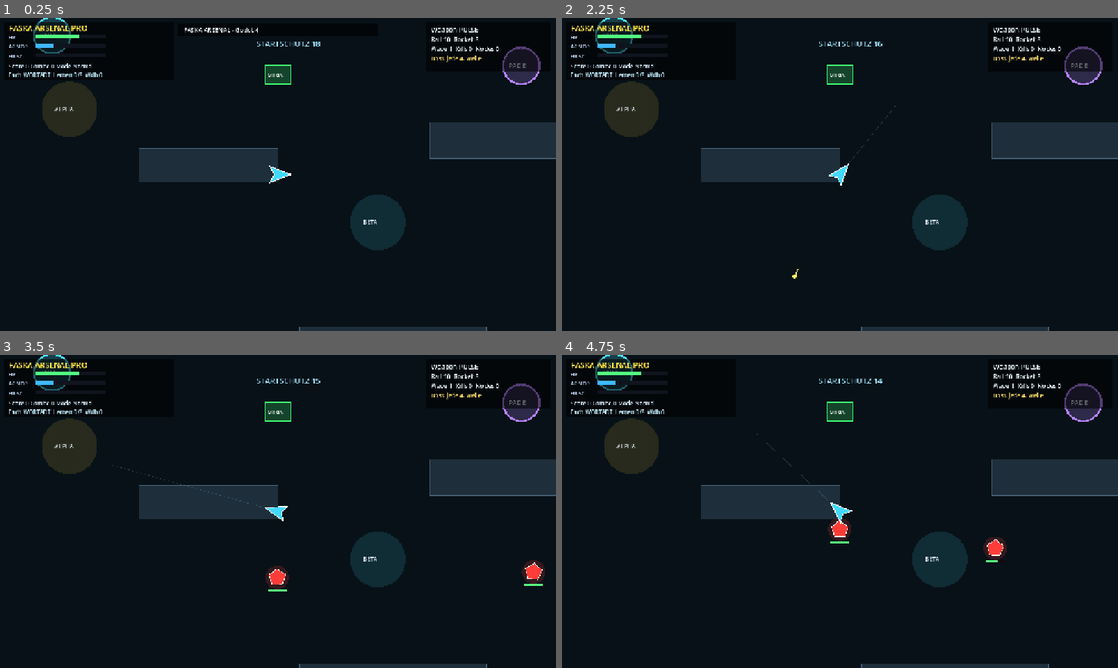
Above: before the commit, frames 1-4 (two rows, left to right).
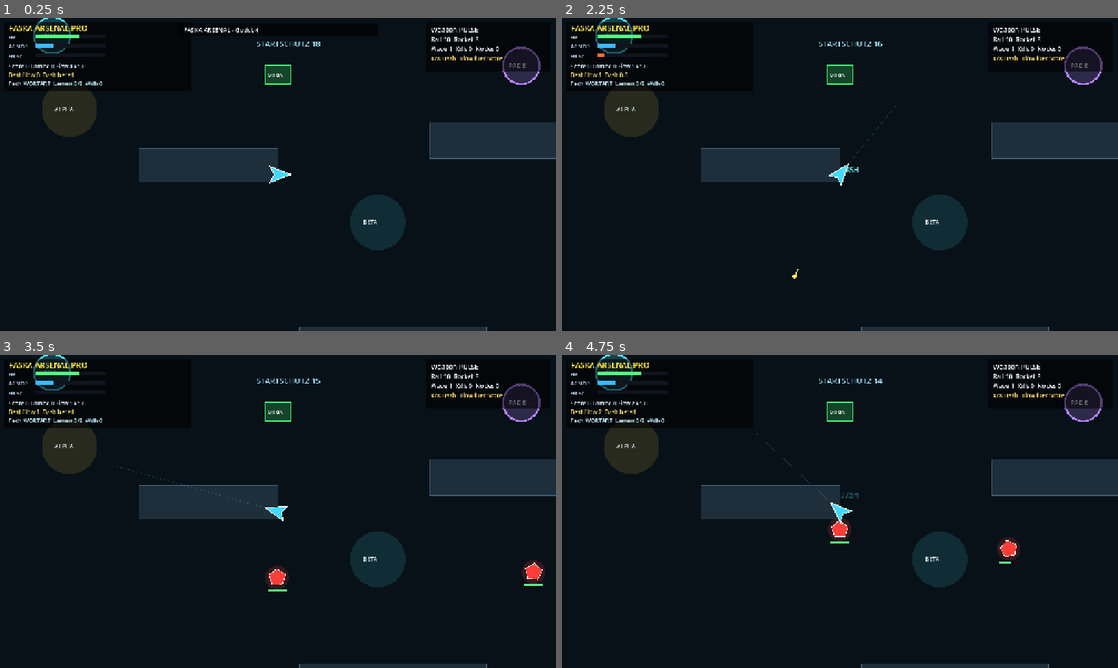
Above: after the commit, the same moments.

Repository: ralfarminkirchner-netizen/faska-flow-pro
Game: Godot game, scene res://scenes/main.tscn
The game is run twice, just before and just after one commit, with the same random seed, the same clock (stepped at 60 frames per second) and the same inputs.
Inputs (mouse positions are in pixels of both pictures, inside the frame that each line leads up to):
- Up to frame 1 (0.25 s): no input
- Up to frame 2 (2.25 s): tap Enter at 0.5 s; drag from (840, 174) to (895, 105) at 0.52 s; drag from (728, 190) to (812, 237) at 1.27 s; tap Space at 2 s; move the mouse to (895, 105) at 2.02 s; hold D from 2.03 s (still down); tap K at 2.1 s
- Up to frame 3 (3.5 s): tap X at 2.3 s; release D at 2.75 s; drag from (250, 574) to (111, 464) at 2.77 s
- Up to frame 4 (4.75 s): move the mouse to (1006, 558) at 3.52 s; hold A 3.53-4.25 s; hold Shift 3.53-4.25 s; tap Space at 3.77 s; tap X at 3.8 s; drag from (673, 464) to (756, 433) at 4.27 s

The runs differ from the first frame. In frame 1, 0.6% of the frame differs, in the area x 1-91%, y 12-24%; in frame 2, 0.6%; in frame 3, 0.6%; in frame 4, 1.0%, in the area x 1-91%, y 12-67%.

Commit message:
feat(arsenal): deepen arena shooter flow

Diff:
--- a/godot/faska-arsenal/scripts/main.gd
+++ b/godot/faska-arsenal/scripts/main.gd
@@ -6,9 +6,13 @@
 const ENEMY_R := 20.0
 const BASE_SPEED := 430.0
 const BOOST_SPEED := 620.0
+const DASH_SPEED := 920.0
+const DASH_TIME := 0.16
+const DASH_COOLDOWN := 0.74
 const FRICTION := 7.4
 const TOUCH_DEADZONE := 0.08
 const LEARN_GOAL := 8
+const FLOW_WINDOW := 5.0
 const LESSONS := ["WORTART", "LESEN", "SATZ", "KOMPOSITUM", "MATHE", "ENGLISCH", "SACHKUNDE"]
 
 const TASKS_WORD := [
@@ -101,6 +105,9 @@
 var repeat_queue: Array = []
 var score := 0
 var combo := 0
+var flow := 0
+var best_flow := 0
+var flow_timer := 0.0
 var message := ""
 var message_timer := 0.0
 var grace_timer := 0.0
@@ -128,6 +135,9 @@
 		"rocket": 8,
 		"quad": 0.0,
 		"air": 0.0,
+		"dash": 0.0,
+		"dash_cd": 0.0,
+		"dash_dir": Vector2.RIGHT,
 		"fire_cd": 0.0,
 		"invuln": 0.0
 	}
@@ -182,6 +192,9 @@
 	repeat_queue.clear()
 	score = 0
 	combo = 0
+	flow = 0
+	best_flow = 0
+	flow_timer = 0.0
 	grace_timer = 18.0
 	stats = {"kills": 0, "waves": 0, "nodes": 0, "learn": 0, "rail": 0, "rocket": 0, "quad": 0, "pads": 0}
 	message = "FASKA ARSENAL - Godot 4"
@@ -223,7 +236,13 @@
 	player.fire_cd = max(0.0, float(player.fire_cd) - delta)
 	player.quad = max(0.0, float(player.quad) - delta)
 	player.air = max(0.0, float(player.air) - delta)
+	player.dash = max(0.0, float(player.dash) - delta)
+	player.dash_cd = max(0.0, float(player.dash_cd) - delta)
 	player.invuln = max(0.0, float(player.invuln) - delta)
+	if flow_timer > 0.0:
+		flow_timer = max(0.0, flow_timer - delta)
+	elif flow > 0:
+		flow = 0
 	if float(player.hp) <= 0.0:
 		phase = "over"
 		message = "Arena verloren - R fuer Neustart"
@@ -244,9 +263,15 @@
 		axis += touch_axis
 	if axis.length() > 1.0:
 		axis = axis.normalized()
+	if axis.length() > 0.1:
+		player.dash_dir = axis.normalized()
 	var speed := BOOST_SPEED if Input.is_key_pressed(KEY_SHIFT) or bool(touch_button_state.get("boost", false)) else BASE_SPEED
 	var target_vel := axis * speed
-	player.vel = Vector2(player.vel).lerp(target_vel, min(1.0, delta * FRICTION))
+	if float(player.dash) > 0.0:
+		target_vel = Vector2(player.dash_dir) * DASH_SPEED
+		player.vel = Vector2(player.vel).lerp(target_vel, min(1.0, delta * 14.0))
+	else:
+		player.vel = Vector2(player.vel).lerp(target_vel, min(1.0, delta * FRICTION))
 	move_player(Vector2(player.vel) * delta)
 	if Input.is_key_pressed(KEY_J) or Input.is_key_pressed(KEY_SPACE) or bool(touch_button_state.get("fire", false)):
 		fire_current_weapon()
@@ -271,7 +296,37 @@
 			player.vel = push
 			player.air = 0.9
 			stats.pads += 1
+			add_flow(1, "PAD")
 			add_text("JUMP PAD", Vector2(player.pos), Color(0.45, 0.92, 1.0))
+
+func start_dash() -> void:
+	if float(player.dash_cd) > 0.0 or float(player.heat) > 88.0:
+		return
+	var dash_dir := Vector2(player.dash_dir)
+	if dash_dir.length() < 0.1:
+		dash_dir = (aim_world - Vector2(player.pos)).normalized()
+	if dash_dir.length() < 0.1:
+		dash_dir = Vector2.RIGHT
+	player.dash_dir = dash_dir.normalized()
+	player.dash = DASH_TIME
+	player.dash_cd = DASH_COOLDOWN
+	player.invuln = max(float(player.invuln), 0.18)
+	player.heat = min(100.0, float(player.heat) + 10.0)
+	add_flow(1, "DASH")
+	add_text("DASH", Vector2(player.pos), Color(0.45, 0.95, 1.0))
+
+func add_flow(amount: int, label := "") -> void:
+	flow = mini(99, flow + amount)
+	best_flow = maxi(best_flow, flow)
+	flow_timer = FLOW_WINDOW
+	if amount >= 2 or flow % 5 == 0:
+		var text := ("FLOW " + str(flow)) if label == "" else (label + " FLOW " + str(flow))
+		add_text(text, Vector2(player.pos), Color(0.96, 0.9, 0.32))
+
+func flow_multiplier() -> float:
+	if flow < 3:
+		return 1.0
+	return minf(2.6, 1.0 + float(flow) * 0.055)
 
 func spawn_wave() -> void:
 	var count := 5 + wave * 2
@@ -289,7 +344,9 @@
 		else:
 			pos = Vector2(70.0, rng.randf_range(80.0, ARENA_H - 80.0))
 		var kind := "grunt"
-		if i % 5 == 0 and wave > 1:
+		if i % 9 == 0 and wave > 3:
+			kind = "seeker"
+		elif i % 5 == 0 and wave > 1:
 			kind = "brute"
 		elif i % 7 == 0 and wave > 2:
 			kind = "sniper"
@@ -317,16 +374,25 @@
 		speed = 250.0
 		color = Color(0.76, 0.42, 1.0)
 		radius = 18.0
+	elif kind == "seeker":
+		hp = 34.0 + wave * 2.0
+		speed = 305.0
+		color = Color(0.35, 1.0, 0.48)
+		radius = 17.0
 	elif kind == "boss":
 		hp = 420.0 + wave * 22.0
 		speed = 94.0
 		color = Color(0.95, 0.12, 0.42)
 		radius = 48.0
-	enemies.append({"kind": kind, "pos": pos, "vel": Vector2.ZERO, "hp": hp, "max_hp": hp, "speed": speed, "radius": radius, "color": color, "shoot": rng.randf_range(0.8, 2.2), "contact": 0.0, "phase": rng.randf_range(0.0, TAU)})
+	enemies.append({"kind": kind, "pos": pos, "vel": Vector2.ZERO, "hp": hp, "max_hp": hp, "speed": speed, "radius": radius, "color": color, "shoot": rng.randf_range(0.8, 2.2), "contact": 0.0, "phase": rng.randf_range(0.0, TAU), "stagger": 0.0, "boss_phase": 1})
 
 func update_enemies(delta: float) -> void:
 	for i in range(enemies.size() - 1, -1, -1):
 		var e = enemies[i]
+		e.stagger = max(0.0, float(e.get("stagger", 0.0)) - delta)
+		if float(e.stagger) > 0.0:
+			enemies[i] = e
+			continue
 		var to_player: Vector2 = Vector2(player.pos) - Vector2(e.pos)
 		var dist: float = max(1.0, to_player.length())
 		var desired: Vector2 = to_player / dist
@@ -334,10 +400,26 @@
 			desired = desired.rotated(sin(float(e.phase)) * 0.9)
 		elif String(e.kind) == "sniper" and dist < 440.0:
 			desired = -desired
+		elif String(e.kind) == "seeker":
+			desired = desired.rotated(sin(float(e.phase) * 1.7) * 0.22)
 		elif String(e.kind) == "boss":
+			var ratio: float = float(e.hp) / maxf(1.0, float(e.max_hp))
+			var phase_id := 1
+			if ratio <= 0.32:
+				phase_id = 3
+			elif ratio <= 0.66:
+				phase_id = 2
+			if phase_id != int(e.get("boss_phase", 1)):
+				e.boss_phase = phase_id
+				e.speed = float(e.speed) + 22.0
+				add_flow(2, "BOSS P" + str(phase_id))
+				add_text("BOSS PHASE " + str(phase_id), Vector2(e.pos), Color(1.0, 0.55, 0.88))
 			desired = desired.rotated(sin(float(e.phase) * 0.65) * 0.35)
 		e.phase = float(e.phase) + delta * 2.0
-		e.vel = Vector2(e.vel).lerp(desired * float(e.speed), min(1.0, delta * 3.8))
+		var speed_bonus := 1.0
+		if String(e.kind) == "seeker" and dist < 300.0:
+			speed_bonus = 1.26
+		e.vel = Vector2(e.vel).lerp(desired * float(e.speed) * speed_bonus, min(1.0, delta * 3.8))
 		var next := Vector2(e.pos) + Vector2(e.vel) * delta
 		next.x = clamp(next.x, float(e.radius), ARENA_W - float(e.radius))
 		next.y = clamp(next.y, float(e.radius), ARENA_H - float(e.radius))
@@ -351,16 +433,30 @@
 		e.contact = max(0.0, float(e.get("contact", 0.0)) - delta)
 		if grace_timer <= 0.0 and dist < float(e.radius) + PLAYER_R and float(e.contact) <= 0.0:
 			e.contact = 0.72
+			if String(e.kind) == "seeker":
+				damage_player(18.0, "Seeker")
+				explosions.append({"pos": Vector2(e.pos), "radius": 88.0, "life": 0.22, "max": 0.22})
+				spawn_sparks(Vector2(e.pos), Color(0.35, 1.0, 0.48), 18)
+				enemies.remove_at(i)
+				continue
 			damage_player(14.0 * delta, "Kontakt")
 		enemies[i] = e
 
 func fire_enemy_bullet(e) -> void:
 	var dir := (Vector2(player.pos) - Vector2(e.pos)).normalized()
 	if String(e.kind) == "boss":
-		for spread in [-0.22, 0.0, 0.22]:
+		var phase_id := int(e.get("boss_phase", 1))
+		var spreads := [-0.22, 0.0, 0.22]
+		if phase_id == 2:
+			spreads = [-0.36, -0.12, 0.12, 0.36]
+		elif phase_id >= 3:
+			spreads = [-0.48, -0.24, 0.0, 0.24, 0.48]
+		for spread in spreads:
 			enemy_bullets.append({"pos": Vector2(e.pos), "vel": dir.rotated(spread) * 470.0, "life": 2.8, "damage": 10.0, "color": Color(1.0, 0.25, 0.5)})
 	elif String(e.kind) == "sniper":
 		enemy_bullets.append({"pos": Vector2(e.pos), "vel": dir * 760.0, "life": 2.0, "damage": 15.0, "color": Color(0.35, 0.95, 1.0)})
+	elif String(e.kind) == "seeker":
+		enemy_bullets.append({"pos": Vector2(e.pos), "vel": dir * 560.0, "life": 1.4, "damage": 8.0, "color": Color(0.35, 1.0, 0.48)})
 	else:
 		enemy_bullets.append({"pos": Vector2(e.pos), "vel": dir * 430.0, "life": 2.5, "damage": 9.0, "color": Color(1.0, 0.2, 0.16)})
 
@@ -451,6 +547,10 @@
 		return
 	var e = enemies[index]
 	e.hp = float(e.hp) - damage
+	e.stagger = maxf(float(e.get("stagger", 0.0)), 0.10 + damage * 0.003)
+	var push_dir := (Vector2(e.pos) - hit_pos).normalized()
+	if push_dir.length() > 0.1:
+		e.pos = Vector2(e.pos) + push_dir * minf(30.0, damage * 0.62)
 	spawn_sparks(hit_pos, e.color)
 	if weapon_id == "rail":
 		stats.rail += 1
@@ -473,9 +573,11 @@
 			points *= 2
 			stats.quad += 1
 		combo += 1
-		score += points + combo * 18
+		add_flow(2 if String(e.kind) == "boss" else 1, String(e.kind).to_upper())
+		var gained := int(round(float(points + combo * 18) * flow_multiplier()))
+		score += gained
 		stats.kills += 1
-		add_text("+" + str(points), Vector2(e.pos), Color(1.0, 0.9, 0.3))
+		add_text("+" + str(gained), Vector2(e.pos), Color(1.0, 0.9, 0.3))
 		spawn_sparks(Vector2(e.pos), Color(1.0, 0.45, 0.18))
 		enemies.remove_at(index)
 	else:
@@ -495,6 +597,7 @@
 			player.vel = (Vector2(player.pos) - pos).normalized() * 760.0
 			player.air = 0.8
 			player.hp = max(1.0, float(player.hp) - 7.0)
+			add_flow(2, "ROCKET JUMP")
 			add_text("ROCKET JUMP", Vector2(player.pos), Color(1.0, 0.68, 0.25))
 
 func update_explosions(delta: float) -> void:
@@ -542,7 +645,8 @@
 			if float(node.owner) >= 1.0 and not bool(node.captured):
 				node.captured = true
 				stats.nodes += 1
-				score += 500
+				add_flow(3, String(node.label))
+				score += int(round(500.0 * flow_multiplier()))
 				add_text(String(node.label) + " SECURED", Vector2(node.pos), node.color)
 		else:
 			node.owner = max(0.0, float(node.owner) - delta * 0.08)
@@ -565,7 +669,8 @@
 			var repeated := bool(task.get("repeat", false))
 			if String(pillar.option) == String(pillar.answer):
 				stats.learn += 1
-				score += 820 if repeated else 650
+				add_flow(2, "LERNEN")
+				score += int(round(float(820 if repeated else 650) * flow_multiplier()))
 				player.hp = min(150.0, float(player.hp) + (18.0 if repeated else 14.0))
 				player.armor = min(130.0, float(player.armor) + 8.0)
 				remove_repeat(task)
@@ -663,6 +768,8 @@
 	player.hp = max(0.0, float(player.hp) - left)
 	player.invuln = 0.16
 	combo = 0
+	flow = 0
+	flow_timer = 0.0
 	shake = 1.0
 	add_text(reason, Vector2(player.pos), Color(1.0, 0.24, 0.2))
 
@@ -677,6 +784,8 @@
 				cycle_lesson()
 			KEY_C:
 				cycle_weapon(1)
+			KEY_K, KEY_X:
+				start_dash()
 			KEY_1:
 				weapon_index = 0
 				current_weapon = WEAPON_ORDER[weapon_index]
@@ -735,6 +844,8 @@
 				fire_current_weapon()
 			elif name == "weapon":
 				cycle_weapon(1)
+			elif name == "boost":
+				start_dash()
 			elif name == "learn":
 				toggle_learncade()
 			elif name == "subject":
@@ -825,8 +936,12 @@
 		elif String(e.kind) == "boss":
 			draw_regular_polygon(p, float(e.radius), 8, e.color, float(e.phase))
 			draw_arc(p, float(e.radius) + 11.0, -PI * 0.5, PI * 1.5, 54, Color(1.0, 0.65, 0.9), 4.0)
+			draw_text_at(p + Vector2(-14, -float(e.radius) - 18), "P" + str(int(e.get("boss_phase", 1))), Color(1.0, 0.85, 0.95), 13)
 		elif String(e.kind) == "sniper":
 			draw_regular_polygon(p, float(e.radius), 4, e.color, float(e.phase))
+		elif String(e.kind) == "seeker":
+			draw_regular_polygon(p, float(e.radius), 6, e.color, -float(e.phase) * 1.4)
+			draw_arc(p, float(e.radius) + 8.0, 0.0, TAU, 32, Color(0.58, 1.0, 0.6, 0.72), 2.0)
 		elif String(e.kind) == "drone":
 			draw_regular_polygon(p, float(e.radius), 3, e.color, float(e.phase))
 		else:
@@ -866,14 +981,15 @@
 		draw_circle(world_to_screen(Vector2(part.pos)), float(part.size), part.color)
 
 func draw_hud() -> void:
-	var hud_w := minf(390.0, size.x - 20.0)
-	draw_rect(Rect2(Vector2(10, 10), Vector2(hud_w, 134)), Color(0.0, 0.0, 0.0, 0.58))
+	var hud_w := minf(430.0, size.x - 20.0)
+	draw_rect(Rect2(Vector2(10, 10), Vector2(hud_w, 158)), Color(0.0, 0.0, 0.0, 0.58))
 	draw_text_at(Vector2(20, 30), "FASKA ARSENAL PRO", Color(1.0, 0.9, 0.28), 18)
 	draw_bar(Vector2(20, 48), "HP", float(player.hp), 160.0, Color(0.32, 1.0, 0.5))
 	draw_bar(Vector2(20, 70), "ARMOR", float(player.armor), 120.0, Color(0.25, 0.72, 1.0))
 	draw_bar(Vector2(20, 92), "HEAT", float(player.heat), 100.0, Color(1.0, 0.43, 0.2))
-	draw_text_at(Vector2(20, 116), "Score " + str(score) + " Combo " + str(combo) + " Mode " + mode, Color(0.86, 0.94, 1.0), 13)
-	draw_text_at(Vector2(20, 136), "Fach " + String(LESSONS[lesson_index]) + "  Lernen " + str(stats.learn) + "/" + str(LEARN_GOAL) + "  Wdh " + str(repeat_queue.size()), Color(0.78, 0.94, 1.0), 13)
+	draw_text_at(Vector2(20, 116), "Score " + str(score) + " Combo " + str(combo) + " Flow " + str(flow) + " x" + str(snappedf(flow_multiplier(), 0.1)), Color(0.86, 0.94, 1.0), 13)
+	draw_text_at(Vector2(20, 136), "Best Flow " + str(best_flow) + "  Dash " + ("bereit" if float(player.dash_cd) <= 0.0 else str(snappedf(float(player.dash_cd), 0.1))), Color(0.98, 0.9, 0.46), 13)
+	draw_text_at(Vector2(20, 156), "Fach " + String(LESSONS[lesson_index]) + "  Lernen " + str(stats.learn) + "/" + str(LEARN_GOAL) + "  Wdh " + str(repeat_queue.size()), Color(0.78, 0.94, 1.0), 13)
 	var status_pos := Vector2(size.x * 0.46, 66)
 	if size.x < 760.0 or size.y > size.x * 1.15:
 		status_pos = Vector2(size.x * 0.39, 160)
@@ -884,7 +1000,7 @@
 		draw_text_at(Vector2(size.x - 288, 32), "Weapon " + String(WEAPONS[current_weapon].label), Color(0.94, 0.98, 1.0), 15)
 		draw_text_at(Vector2(size.x - 288, 54), "Rail " + str(player.rail) + "  Rocket " + str(player.rocket), Color(0.94, 0.98, 1.0), 14)
 		draw_text_at(Vector2(size.x - 288, 76), "Wave " + str(wave) + "  Kills " + str(stats.kills) + "  Nodes " + str(stats.nodes), Color(0.94, 0.98, 1.0), 14)
-		draw_text_at(Vector2(size.x - 288, 98), "Boss: jede 4. Welle", Color(0.98, 0.86, 0.42), 13)
+		draw_text_at(Vector2(size.x - 288, 98), "K/X Dash · Flow fuer Score", Color(0.98, 0.86, 0.42), 13)
 	elif float(player.quad) > 0.0:
 		draw_text_at(status_pos, "QUAD DAMAGE " + str(int(ceil(float(player.quad)))), Color(0.9, 0.55, 1.0), 18)
 
Not shown, changed: src/components/games/godot/FaskaArsenalGodot.jsx
Not shown, changed: src/components/hub/GameEngineHub.jsx
